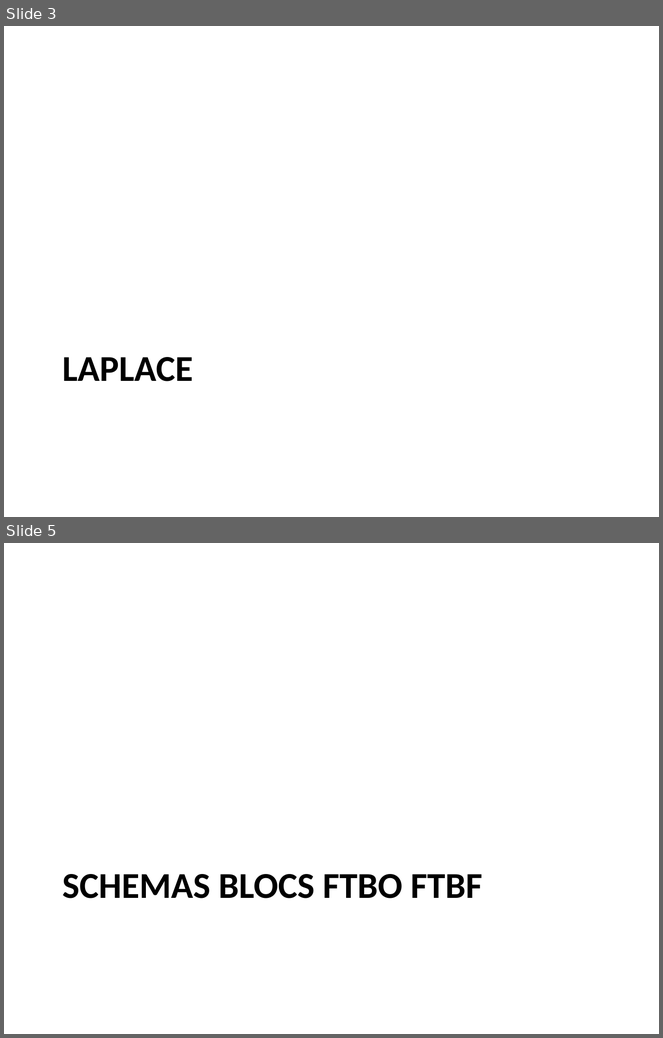
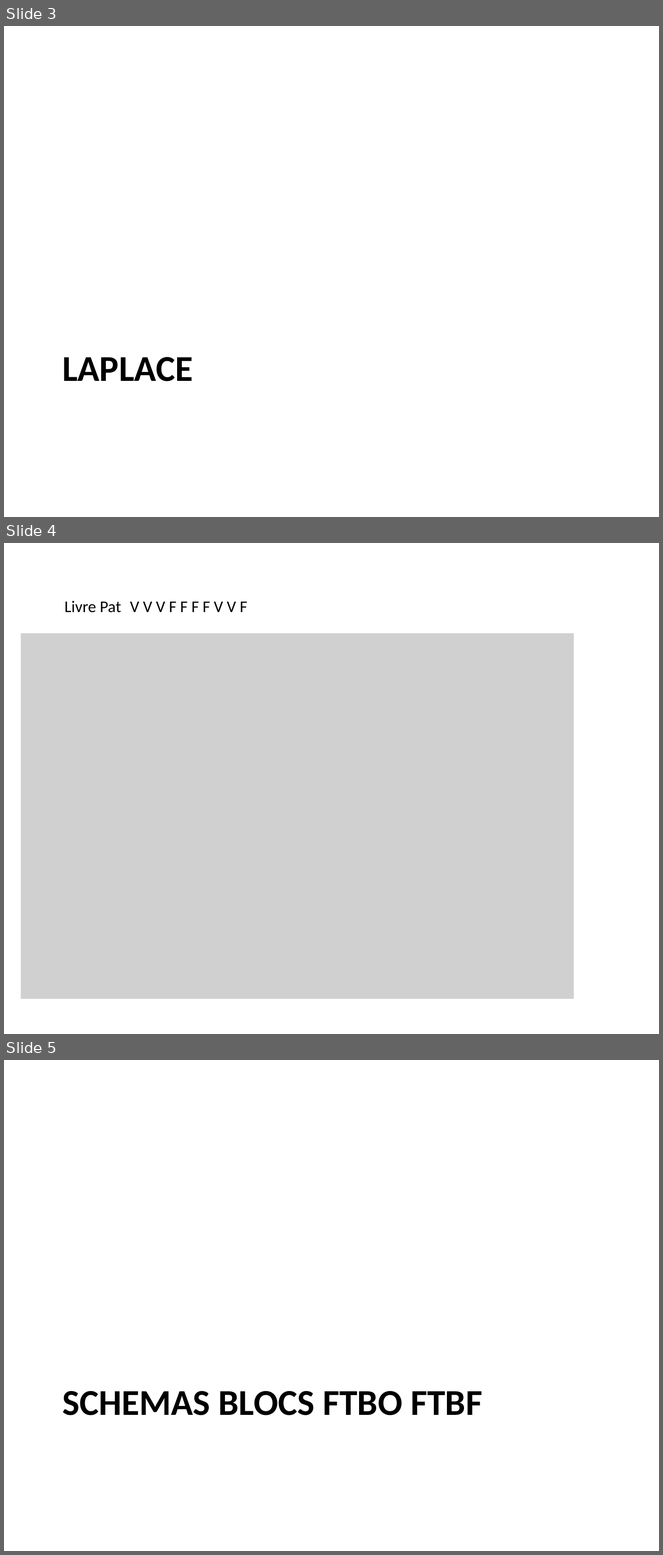
Before and after one commit to xpessoles/Cy_01_PSI_ModelisationLinNonLin, a slide deck: QCM/QCM.pptx. Shown one above the other, each under a label of ours: slides 3 and 5 before the commit, slides 3, 4 and 5 after it; the slides between them are not shown. The pictures are 663x1038 and 663x1555 pixels, drawn with LibreOffice and Linux fonts; fonts in the diff are those of the drawing; grey boxes stand for pictures. Boxes give left, top, right and bottom in pixels: in the first picture for what was removed or moved away, otherwise in the second. Text is boxed around its words. In the diff, an @@ line names an element or a change of style, - is before the commit and + after.

Commit message:
MAJ

```diff
--- a/QCM/QCM.pptx
+++ b/QCM/QCM.pptx
@@ slide 4 added at bbox=[4, 543, 659, 1034], background #FFFFFF @@
@@ text added at bbox=[64, 601, 247, 613], 18 pt, text #000000 @@
+Livre Pat V V V F F F F V V F
@@ picture added at bbox=[21, 633, 574, 1000] @@
```
Also in this commit, not shown: 1 slide removed.
